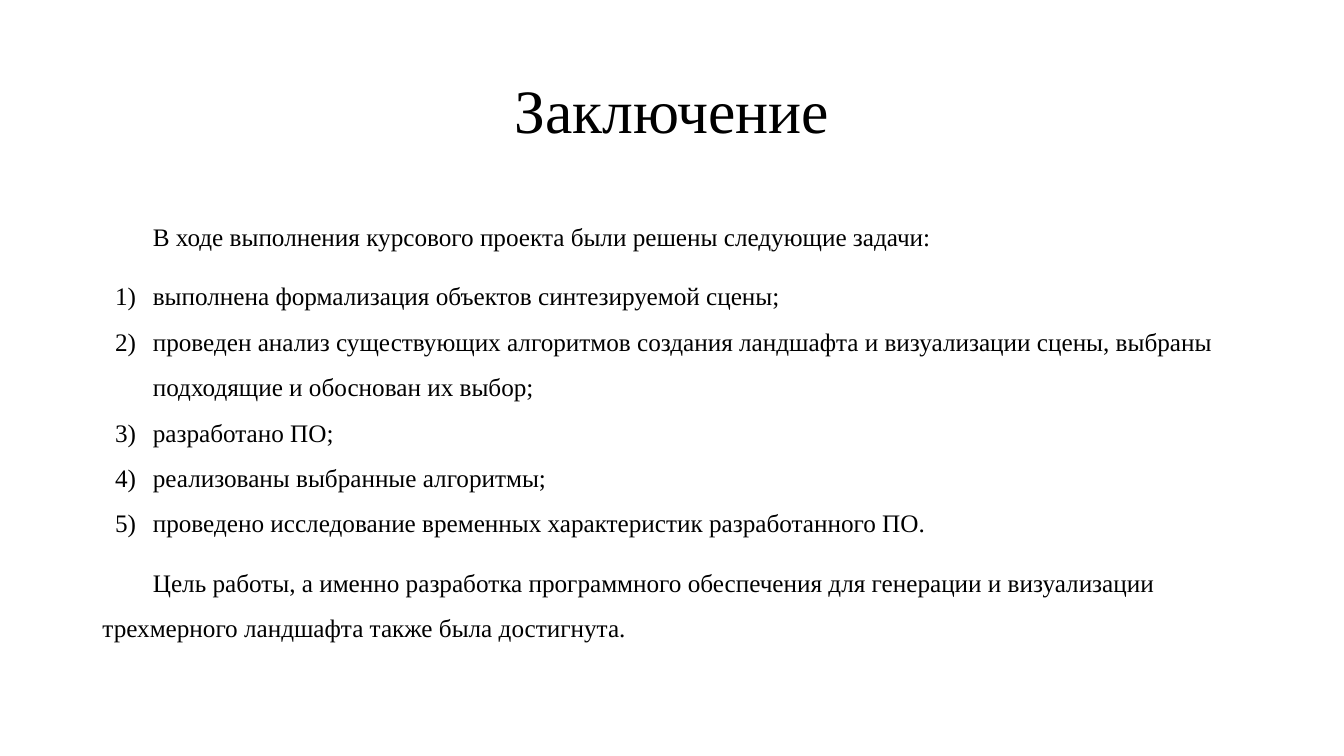
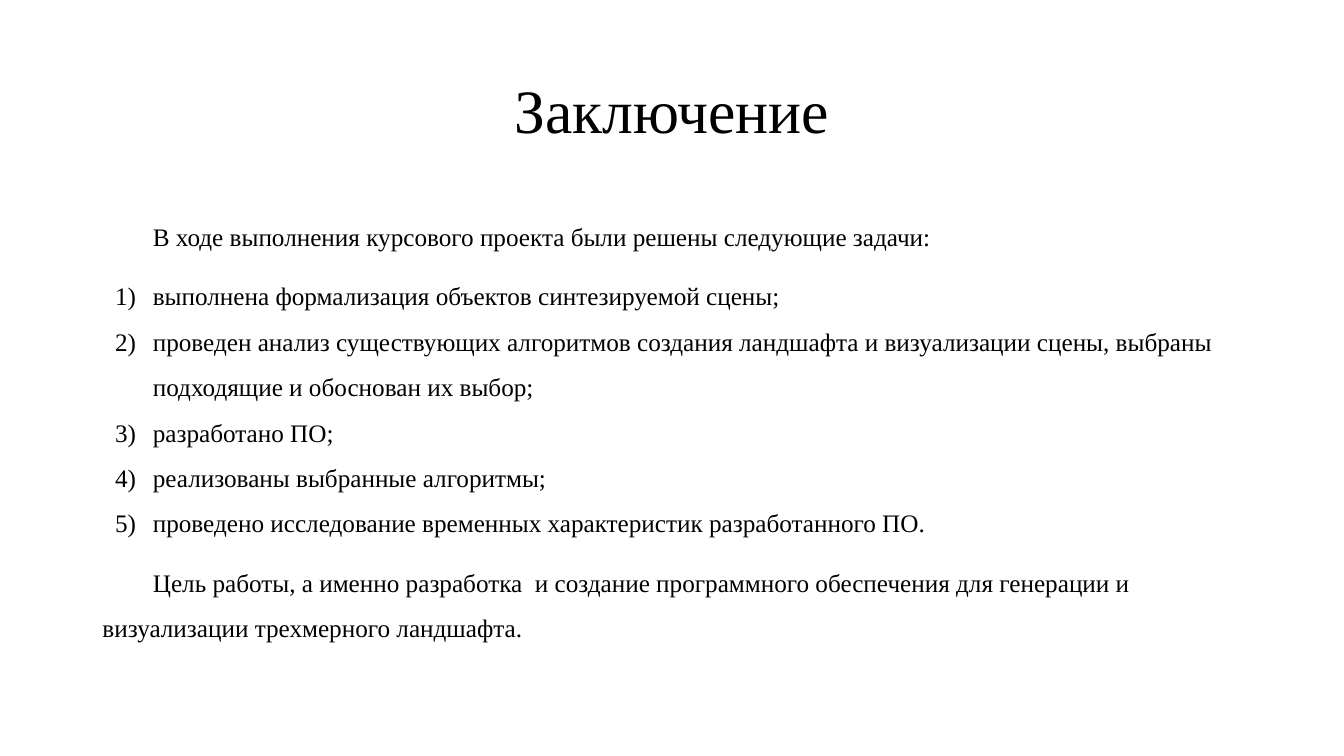
Before and after one commit to nikitalystsev/cg_course, a slide deck: slide 15 of docs/course/presentation/pres.pptx. Drawn at 1344x756 pixels with LibreOffice and Linux fonts; fonts in the diff are those of the drawing. Boxes give left, top, right and bottom in pixels: in the first picture for what was removed or moved away, otherwise in the second. Text is boxed around its words. In the diff, an @@ line names an element or a change of style, - is before the commit and + after.

```diff
--- a/docs/course/presentation/pres.pptx
+++ b/docs/course/presentation/pres.pptx
@@ text at (102, 574, 1129, 643): text changed @@
-Цель работы, а именно разработка программного обеспечения для генерации и визуализации трехмерного ландшафта также была достигнута.
+Цель работы, а именно разработка и создание программного обеспечения для генерации и визуализации трехмерного ландшафта.
```
Also in this commit, not shown: 1 other slide changed, 6 other files.
